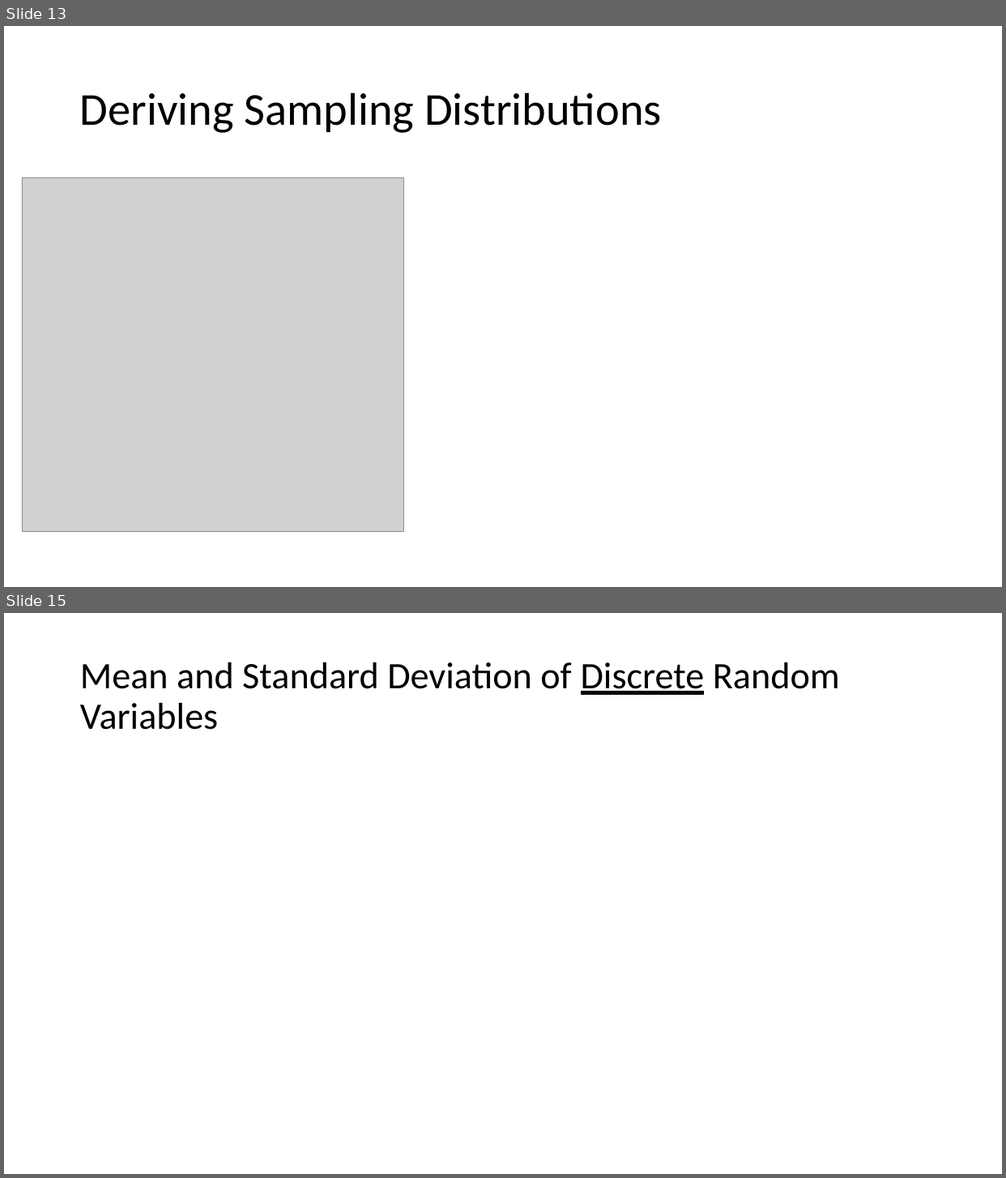
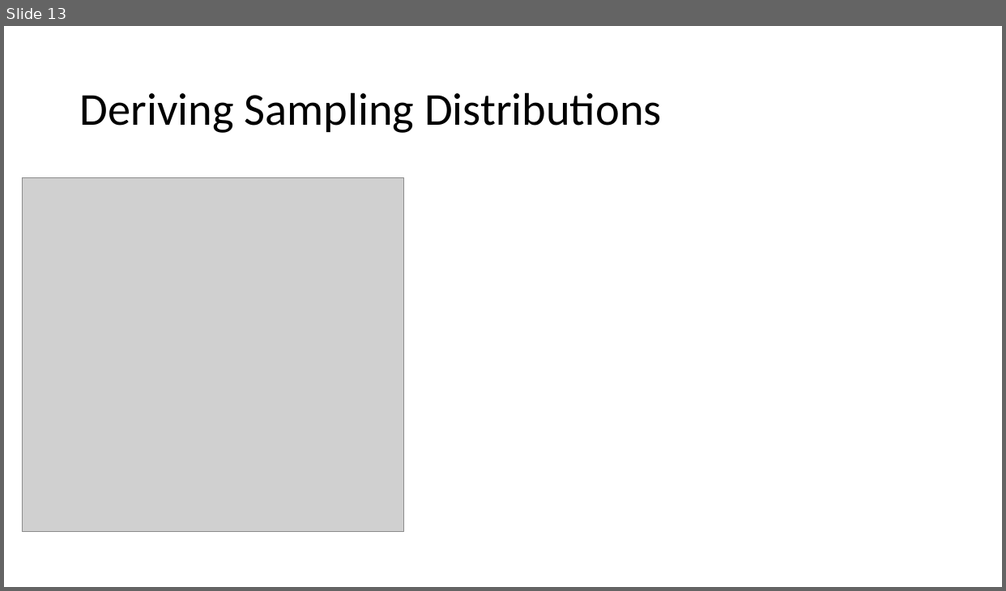
Before and after one commit to Jarred6068/UI_STAT251-03_Spring_2024, a slide deck: docs/lecture_slides/Week 6/Week6_Lecture12_Slides_2_16_2024.pptx. Shown one above the other, each under a label of ours: slides 13 and 15 before the commit, slide 13 after it; the slides between them are not shown. The pictures are 1006x1178 and 1006x591 pixels, drawn with LibreOffice and Linux fonts; fonts in the diff are those of the drawing; grey boxes stand for pictures. Boxes give left, top, right and bottom in pixels: in the first picture for what was removed or moved away, otherwise in the second. Text is boxed around its words. In the diff, an @@ line names an element or a change of style, - is before the commit and + after.

```diff
--- a/docs/lecture_slides/Week 6/Week6_Lecture12_Slides_2_16_2024.pptx
+++ b/docs/lecture_slides/Week 6/Week6_Lecture12_Slides_2_16_2024.pptx
@@ slide 15 removed at (4,613,1002,1174), background #FFFFFF @@
@@ title removed at (80,662,840,730) @@
-Mean and Standard Deviation of Discrete Random Variables
```
Also in this commit, not shown: 4 other slides removed, 4 other files.
